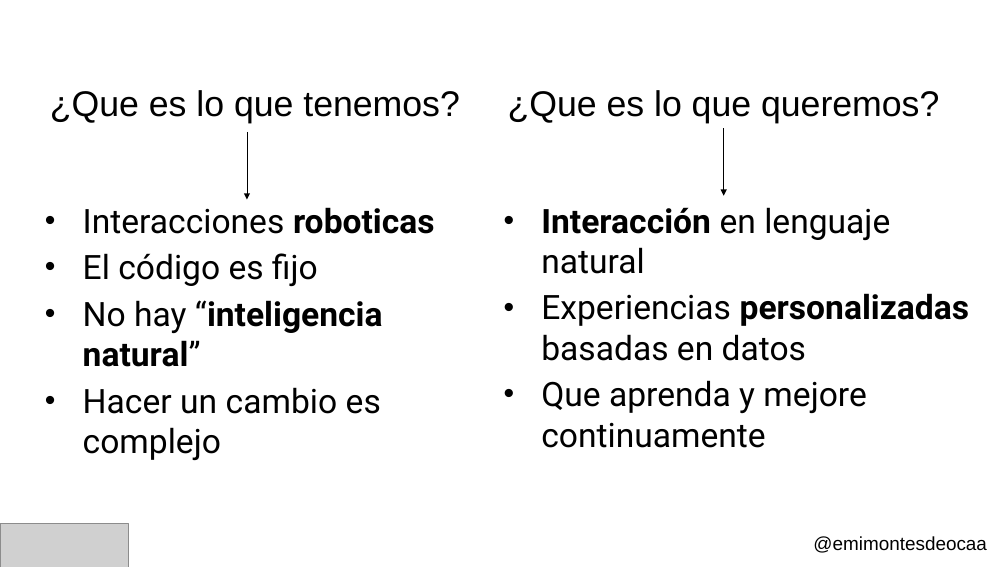
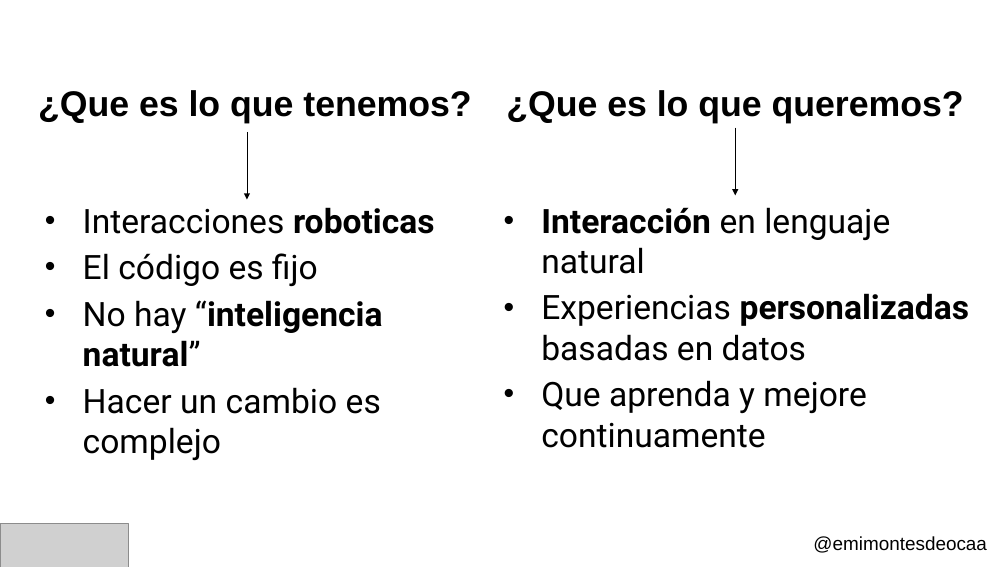
Before and after one commit to emimontesdeoca/mug-semantic-kernel, a slide deck: slide 5 of slides/mug-30-slides-emiliano.pptx. Drawn at 1008x567 pixels with LibreOffice and Linux fonts; fonts in the diff are those of the drawing; grey boxes stand for pictures. Boxes give left, top, right and bottom in pixels: in the first picture for what was removed or moved away, otherwise in the second. Text is boxed around its words. In the diff, an @@ line names an element or a change of style, - is before the commit and + after.

```diff
--- a/slides/mug-30-slides-emiliano.pptx
+++ b/slides/mug-30-slides-emiliano.pptx
@@ text "¿Que es lo que tenemos?" at box(38, 90, 471, 124): bold on @@
@@ text "¿Que es lo que queremos?" at box(506, 90, 964, 123): bold on @@
@@ arrow moved from (724, 128) - (724, 196) to (736, 128) - (736, 195) @@
```
Also in this commit, not shown: 1 other slide changed.
